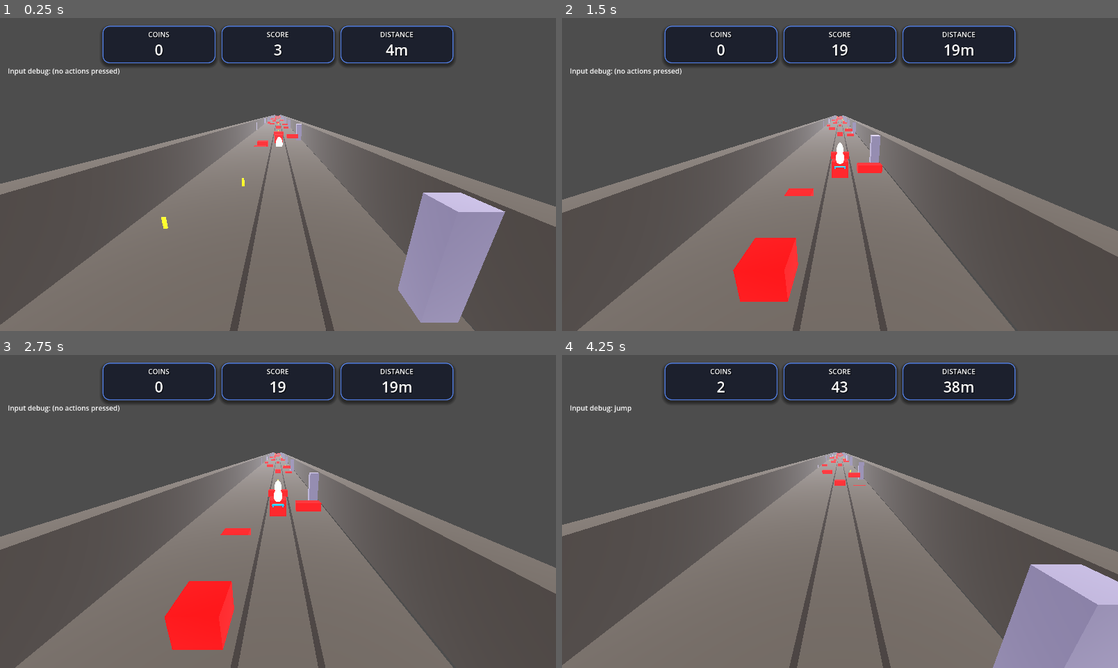
Above: before the commit, frames 1-4 (two rows, left to right).
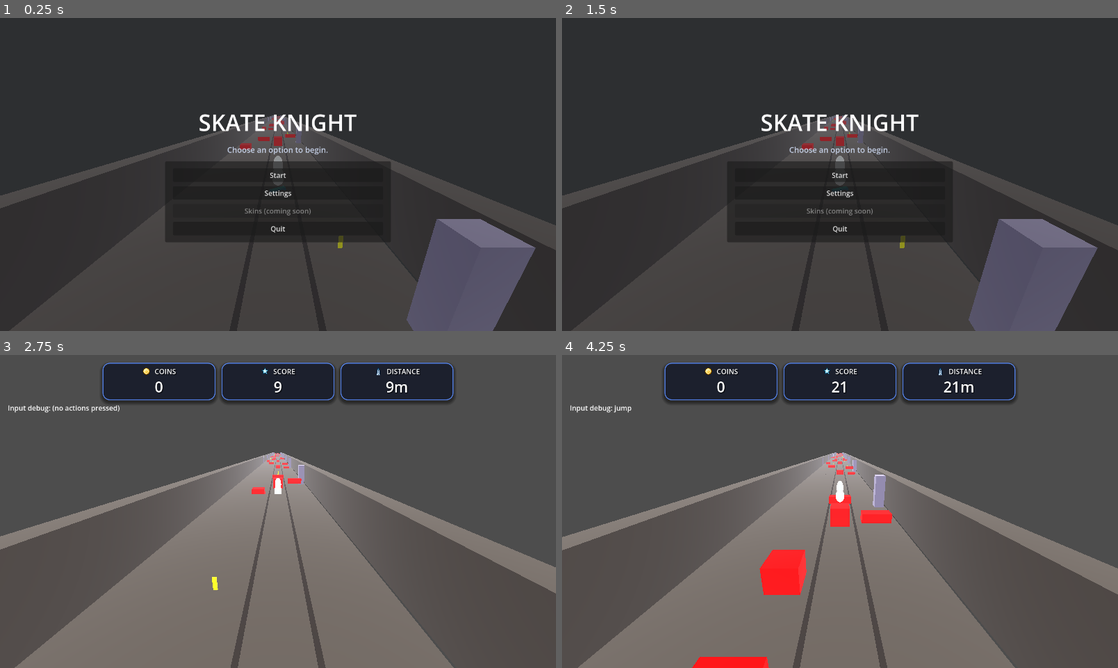
Above: after the commit, the same moments.

Repository: AlexXaya/SkateKnight
Game: Godot game, scene res://scenes/start_screen.tscn
Two runs of this game, one before a commit and one after it. Both use one fixed random seed, a clock stepped at 60 frames per second and the inputs below. Before the commit the project starts from res://scenes/main.tscn.
Inputs (mouse positions are in pixels of both pictures, inside the frame that each line leads up to):
- Up to frame 1 (0.25 s): no input
- Up to frame 2 (1.5 s): click (840, 193) at 0.5 s, where only the run after the commit has a clickable "Settings"; click (840, 240) at 1.25 s, where only the run after the commit has a clickable "Back"
- Up to frame 3 (2.75 s): click (278, 511) at 2 s, where only the run after the commit has a clickable "Start"
- Up to frame 4 (4.25 s): hold Up from 2.78 s (still down); tap S (slide) at 2.85, 3.8 s; tap W (jump) at 3.02, 3.05, 3.32, 3.6, 3.77, 4.07 s

The runs differ from the first frame. In frame 1, 89% of the frame differs, in the area x 0-100%, y 0-100%; in frame 2, 91%; in frame 3, 3.9%; in frame 4, 16%.

Commit message:
Start screen and audio settings
Add a start screen with a frozen preview and mouse-driven menu, plus music/SFX volume sliders and jump SFX. Update HUD stat boxes with icons and add a pause-menu shortcut back to the main menu.

Co-authored-by: Cursor <cursoragent@cursor.com>

Diff:
--- a/project.godot
+++ b/project.godot
@@ -15,13 +15,14 @@
 [application]
 
 config/name="Skate Knight"
-run/main_scene="res://scenes/main.tscn"
+run/main_scene="res://scenes/start_screen.tscn"
 config/features=PackedStringArray("4.6")
 config/icon="res://icon.svg"
 
 [autoload]
 
 Music="*res://scripts/music.gd"
+Sfx="*res://scripts/sfx.gd"
 
 [display]
 
--- a/scenes/main.tscn
+++ b/scenes/main.tscn
@@ -11,6 +11,9 @@
 [ext_resource type="Script" path="res://scripts/pause_menu.gd" id="10_pausemenu"]
 [ext_resource type="PackedScene" path="res://scenes/player/player.tscn" id="8_3p0h1"]
 [ext_resource type="Material" path="res://materials/obstacle_red.tres" id="10_obred"]
+[ext_resource type="Texture2D" path="res://ui/icons/coin.svg" id="11_coin_icon"]
+[ext_resource type="Texture2D" path="res://ui/icons/score.svg" id="12_score_icon"]
+[ext_resource type="Texture2D" path="res://ui/icons/distance.svg" id="13_distance_icon"]
 
 [sub_resource type="ShaderMaterial" id="ShaderMaterial_6c6b8"]
 shader = ExtResource("6_2h3to")
@@ -152,7 +155,18 @@
 [node name="VBox" type="VBoxContainer" parent="HUD/HUD/Margin/VBox/TopStatsCenter/TopStats/CoinsBox/Pad"]
 theme_override_constants/separation = 0
 
-[node name="Title" type="Label" parent="HUD/HUD/Margin/VBox/TopStatsCenter/TopStats/CoinsBox/Pad/VBox"]
+[node name="HeaderCenter" type="CenterContainer" parent="HUD/HUD/Margin/VBox/TopStatsCenter/TopStats/CoinsBox/Pad/VBox"]
+
+[node name="Header" type="HBoxContainer" parent="HUD/HUD/Margin/VBox/TopStatsCenter/TopStats/CoinsBox/Pad/VBox/HeaderCenter"]
+theme_override_constants/separation = 8
+
+[node name="Icon" type="TextureRect" parent="HUD/HUD/Margin/VBox/TopStatsCenter/TopStats/CoinsBox/Pad/VBox/HeaderCenter/Header"]
+texture = ExtResource("11_coin_icon")
+stretch_mode = 5
+custom_minimum_size = Vector2(22, 22)
+expand_mode = 1
+
+[node name="Title" type="Label" parent="HUD/HUD/Margin/VBox/TopStatsCenter/TopStats/CoinsBox/Pad/VBox/HeaderCenter/Header"]
 text = "COINS"
 horizontal_alignment = 1
 theme_override_font_sizes/font_size = 16
@@ -175,7 +189,18 @@
 [node name="VBox" type="VBoxContainer" parent="HUD/HUD/Margin/VBox/TopStatsCenter/TopStats/ScoreBox/Pad"]
 theme_override_constants/separation = 0
 
-[node name="Title" type="Label" parent="HUD/HUD/Margin/VBox/TopStatsCenter/TopStats/ScoreBox/Pad/VBox"]
+[node name="HeaderCenter" type="CenterContainer" parent="HUD/HUD/Margin/VBox/TopStatsCenter/TopStats/ScoreBox/Pad/VBox"]
+
+[node name="Header" type="HBoxContainer" parent="HUD/HUD/Margin/VBox/TopStatsCenter/TopStats/ScoreBox/Pad/VBox/HeaderCenter"]
+theme_override_constants/separation = 8
+
+[node name="Icon" type="TextureRect" parent="HUD/HUD/Margin/VBox/TopStatsCenter/TopStats/ScoreBox/Pad/VBox/HeaderCenter/Header"]
+texture = ExtResource("12_score_icon")
+stretch_mode = 5
+custom_minimum_size = Vector2(22, 22)
+expand_mode = 1
+
+[node name="Title" type="Label" parent="HUD/HUD/Margin/VBox/TopStatsCenter/TopStats/ScoreBox/Pad/VBox/HeaderCenter/Header"]
 text = "SCORE"
 horizontal_alignment = 1
 theme_override_font_sizes/font_size = 16
@@ -198,7 +223,18 @@
 [node name="VBox" type="VBoxContainer" parent="HUD/HUD/Margin/VBox/TopStatsCenter/TopStats/DistanceBox/Pad"]
 theme_override_constants/separation = 0
 
-[node name="Title" type="Label" parent="HUD/HUD/Margin/VBox/TopStatsCenter/TopStats/DistanceBox/Pad/VBox"]
+[node name="HeaderCenter" type="CenterContainer" parent="HUD/HUD/Margin/VBox/TopStatsCenter/TopStats/DistanceBox/Pad/VBox"]
+
+[node name="Header" type="HBoxContainer" parent="HUD/HUD/Margin/VBox/TopStatsCenter/TopStats/DistanceBox/Pad/VBox/HeaderCenter"]
+theme_override_constants/separation = 8
+
+[node name="Icon" type="TextureRect" parent="HUD/HUD/Margin/VBox/TopStatsCenter/TopStats/DistanceBox/Pad/VBox/HeaderCenter/Header"]
+texture = ExtResource("13_distance_icon")
+stretch_mode = 5
+custom_minimum_size = Vector2(22, 22)
+expand_mode = 1
+
+[node name="Title" type="Label" parent="HUD/HUD/Margin/VBox/TopStatsCenter/TopStats/DistanceBox/Pad/VBox/HeaderCenter/Header"]
 text = "DISTANCE"
 horizontal_alignment = 1
 theme_override_font_sizes/font_size = 16
--- /dev/null
+++ b/scenes/start_screen.tscn
@@ -0,0 +1,6 @@
+[gd_scene format=3 uid="uid://wkybdvxlf41i"]
+
+[ext_resource type="Script" path="res://scripts/start_screen.gd" id="1_start"]
+
+[node name="StartScreen" type="Node"]
+script = ExtResource("1_start")
--- a/scripts/pause_menu.gd
+++ b/scripts/pause_menu.gd
@@ -7,11 +7,14 @@
 var _settings_panel: Control
 var _resume: Button
 var _restart: Button
+var _main_menu: Button
 var _settings: Button
 var _quit: Button
 var _dim: ColorRect
-var _volume_slider: HSlider
-var _volume_value: Label
+var _music_slider: HSlider
+var _music_value: Label
+var _sfx_slider: HSlider
+var _sfx_value: Label
 
 func _ready() -> void:
 	process_mode = Node.PROCESS_MODE_ALWAYS
@@ -81,6 +84,14 @@
 	)
 	vbox.add_child(_restart)
 
+	_main_menu = Button.new()
+	_main_menu.text = "Main Menu"
+	_main_menu.pressed.connect(func():
+		_set_paused(false)
+		get_tree().change_scene_to_file("res://scenes/start_screen.tscn")
+	)
+	vbox.add_child(_main_menu)
+
 	_settings = Button.new()
 	_settings.text = "Settings"
 	_settings.pressed.connect(_show_settings)
@@ -120,20 +131,49 @@
 	vol_row.add_theme_constant_override("separation", 10)
 	vol_group.add_child(vol_row)
 
-	_volume_slider = HSlider.new()
-	_volume_slider.size_flags_horizontal = Control.SIZE_EXPAND_FILL
-	_volume_slider.min_value = 0.0
-	_volume_slider.max_value = 1.0
-	_volume_slider.step = 0.01
-	_volume_slider.value = _get_music_volume_linear()
-	_volume_slider.value_changed.connect(_on_volume_changed)
-	vol_row.add_child(_volume_slider)
-
-	_volume_value = Label.new()
-	_volume_value.custom_minimum_size = Vector2(56, 0)
-	_volume_value.horizontal_alignment = HORIZONTAL_ALIGNMENT_RIGHT
-	vol_row.add_child(_volume_value)
-	_update_volume_label(_volume_slider.value)
+	_music_slider = HSlider.new()
+	_music_slider.size_flags_horizontal = Control.SIZE_EXPAND_FILL
+	_music_slider.min_value = 0.0
+	_music_slider.max_value = 1.0
+	_music_slider.step = 0.01
+	_music_slider.value = _get_music_volume_linear()
+	_music_slider.value_changed.connect(_on_music_volume_changed)
+	vol_row.add_child(_music_slider)
+
+	_music_value = Label.new()
+	_music_value.custom_minimum_size = Vector2(56, 0)
+	_music_value.horizontal_alignment = HORIZONTAL_ALIGNMENT_RIGHT
+	vol_row.add_child(_music_value)
+	_update_music_label(_music_slider.value)
+
+	var sfx_group := VBoxContainer.new()
+	sfx_group.add_theme_constant_override("separation", 6)
+	settings_vbox.add_child(sfx_group)
+
+	var sfx_title := Label.new()
+	sfx_title.text = "SFX Volume"
+	sfx_title.horizontal_alignment = HORIZONTAL_ALIGNMENT_CENTER
+	sfx_title.modulate = Color(0.92, 0.94, 0.98, 0.9)
+	sfx_group.add_child(sfx_title)
+
+	var sfx_row := HBoxContainer.new()
+	sfx_row.add_theme_constant_override("separation", 10)
+	sfx_group.add_child(sfx_row)
+
+	_sfx_slider = HSlider.new()
+	_sfx_slider.size_flags_horizontal = Control.SIZE_EXPAND_FILL
+	_sfx_slider.min_value = 0.0
+	_sfx_slider.max_value = 1.0
+	_sfx_slider.step = 0.01
+	_sfx_slider.value = _get_sfx_volume_linear()
+	_sfx_slider.value_changed.connect(_on_sfx_volume_changed)
+	sfx_row.add_child(_sfx_slider)
+
+	_sfx_value = Label.new()
+	_sfx_value.custom_minimum_size = Vector2(56, 0)
+	_sfx_value.horizontal_alignment = HORIZONTAL_ALIGNMENT_RIGHT
+	sfx_row.add_child(_sfx_value)
+	_update_sfx_label(_sfx_slider.value)
 
 	var back := Button.new()
 	back.text = "Back"
@@ -161,17 +201,29 @@
 	if _settings_panel:
 		_settings_panel.visible = false
 
-func _on_volume_changed(v: float) -> void:
+func _on_music_volume_changed(v: float) -> void:
 	_set_music_volume_linear(v)
-	_update_volume_label(v)
-
-func _update_volume_label(v: float) -> void:
-	if _volume_value == null:
+	_update_music_label(v)
+
+func _on_sfx_volume_changed(v: float) -> void:
+	_set_sfx_volume_linear(v)
+	_update_sfx_label(v)
+
+func _update_music_label(v: float) -> void:
+	if _music_value == null:
 		return
-	_volume_value.text = "%d%%" % int(round(clampf(v, 0.0, 1.0) * 100.0))
+	_music_value.text = "%d%%" % int(round(clampf(v, 0.0, 1.0) * 100.0))
+
+func _update_sfx_label(v: float) -> void:
+	if _sfx_value == null:
+		return
+	_sfx_value.text = "%d%%" % int(round(clampf(v, 0.0, 1.0) * 100.0))
 
 func _get_music_node() -> Node:
 	return get_node_or_null("/root/Music")
+
+func _get_sfx_node() -> Node:
+	return get_node_or_null("/root/Sfx")
 
 func _get_music_volume_linear() -> float:
 	var music := _get_music_node()
@@ -183,6 +235,17 @@
 	var music := _get_music_node()
 	if music != null and music.has_method("set_volume_linear"):
 		music.call("set_volume_linear", v)
+
+func _get_sfx_volume_linear() -> float:
+	var sfx := _get_sfx_node()
+	if sfx != null and sfx.has_method("get_volume_linear"):
+		return float(sfx.call("get_volume_linear"))
+	return 0.9
+
+func _set_sfx_volume_linear(v: float) -> void:
+	var sfx := _get_sfx_node()
+	if sfx != null and sfx.has_method("set_volume_linear"):
+		sfx.call("set_volume_linear", v)
 
 func _make_theme() -> Theme:
 	var t := Theme.new()
--- a/scripts/player.gd
+++ b/scripts/player.gd
@@ -67,6 +67,9 @@
 
 	if Input.is_action_just_pressed("jump") and is_on_floor() and not _is_sliding:
 		velocity.y = jump_velocity
+		var sfx := get_node_or_null("/root/Sfx")
+		if sfx != null and sfx.has_method("play_jump"):
+			sfx.call("play_jump")
 
 	if Input.is_action_just_pressed("slide") and is_on_floor() and not _is_sliding:
 		_begin_slide()
--- /dev/null
+++ b/scripts/sfx.gd
@@ -0,0 +1,42 @@
+extends Node
+
+@export var jump_sfx_path: String = "res://Jump_sfx.mp3"
+
+var _player: AudioStreamPlayer
+var _jump_stream: AudioStream
+var _volume_linear: float = 0.9
+
+func _ready() -> void:
+	process_mode = Node.PROCESS_MODE_ALWAYS
+
+	_player = AudioStreamPlayer.new()
+	_player.name = "SfxPlayer"
+	_player.process_mode = Node.PROCESS_MODE_ALWAYS
+	_player.autoplay = false
+	_player.max_polyphony = 8
+	add_child(_player)
+
+	_load_streams()
+	set_volume_linear(_volume_linear)
+
+func _load_streams() -> void:
+	if not jump_sfx_path.is_empty() and ResourceLoader.exists(jump_sfx_path):
+		_jump_stream = load(jump_sfx_path)
+	else:
+		_jump_stream = null
+		if not jump_sfx_path.is_empty():
+			push_warning("Jump SFX file not found: %s" % jump_sfx_path)
+
+func play_jump() -> void:
+	if _player == null or _jump_stream == null:
+		return
+	_player.stream = _jump_stream
+	_player.play()
+
+func set_volume_linear(v: float) -> void:
+	_volume_linear = clampf(v, 0.0, 1.0)
+	if _player:
+		_player.volume_db = linear_to_db(_volume_linear)
+
+func get_volume_linear() -> float:
+	return _volume_linear
--- /dev/null
+++ b/scripts/start_screen.gd
@@ -0,0 +1,354 @@
+extends Node
+
+@export var game_scene_path: String = "res://scenes/main.tscn"
+@export var spin_speed_deg_per_sec: float = 140.0
+@export var start_camera_offset: Vector3 = Vector3(0, 4, -9)
+@export var pause_action: StringName = &"pause"
+
+var _started := false
+var _preview_root: Node
+var _player_node: Node3D
+var _visual_node: Node3D
+
+var _ui_root: Control
+var _main_panel: Control
+var _settings_panel: Control
+var _start_btn: Button
+var _music_slider: HSlider
+var _music_value: Label
+var _sfx_slider: HSlider
+var _sfx_value: Label
+
+func _ready() -> void:
+	process_mode = Node.PROCESS_MODE_ALWAYS
+	Input.mouse_mode = Input.MOUSE_MODE_VISIBLE
+
+	_spawn_preview()
+	_build_ui()
+
+	# Freeze gameplay while still allowing this node to receive input.
+	get_tree().paused = true
+
+func _spawn_preview() -> void:
+	if game_scene_path.is_empty() or not ResourceLoader.exists(game_scene_path):
+		push_error("StartScreen: game scene not found: %s" % game_scene_path)
+		return
+
+	var packed := load(game_scene_path) as PackedScene
+	_preview_root = packed.instantiate()
+	add_child(_preview_root)
+
+	# Spin the Skate Knight while waiting to start.
+	_player_node = _preview_root.get_node_or_null("Player") as Node3D
+	_visual_node = _preview_root.get_node_or_null("Player/Visual") as Node3D
+	if _player_node:
+		# IMPORTANT: keep gameplay frozen on the start screen.
+		# Do not allow player physics/logic to run (prevents sinking through ground).
+		_player_node.process_mode = Node.PROCESS_MODE_PAUSABLE
+		_player_node.set_process(false)
+		_player_node.set_physics_process(false)
+	if _visual_node:
+		_visual_node.process_mode = Node.PROCESS_MODE_ALWAYS
+
+	# Ensure the preview camera snaps into place before we pause the tree.
+	var camera_rig := _preview_root.get_node_or_null("CameraRig") as Node3D
+	if camera_rig:
+		# Allow camera rig to run even when paused (keeps it stable if we ever unpause briefly).
+		camera_rig.process_mode = Node.PROCESS_MODE_ALWAYS
+
+		# Pull the camera closer for the start screen only.
+		if camera_rig.get("offset") != null:
+			camera_rig.set("offset", start_camera_offset)
+
+		if _player_node:
+			camera_rig.global_position = _player_node.global_position + start_camera_offset
+
+	# Hide/disable gameplay UI and pause menu on the title screen.
+	var hud := _preview_root.get_node_or_null("HUD")
+	if hud:
+		hud.visible = false
+
+	var input_debug := _preview_root.get_node_or_null("InputDebug")
+	if input_debug:
+		input_debug.visible = false
+
+	var pause_menu := _preview_root.get_node_or_null("PauseMenu")
+	if pause_menu:
+		pause_menu.visible = false
+		pause_menu.process_mode = Node.PROCESS_MODE_DISABLED
+		pause_menu.set_process(false)
+		pause_menu.set_physics_process(false)
+
+	# The preview scene's pause/menu logic may set the mouse to CAPTURED in _ready().
+	# Force it back to VISIBLE for the start screen.
+	Input.mouse_mode = Input.MOUSE_MODE_VISIBLE
+
+func _process(delta: float) -> void:
+	if _started:
+		return
+	# Keep cursor visible on the start screen (preview scene can try to capture it).
+	if Input.mouse_mode != Input.MOUSE_MODE_VISIBLE:
+		Input.mouse_mode = Input.MOUSE_MODE_VISIBLE
+	if _visual_node == null:
+		return
+
+	var dt := maxf(0.0, delta)
+	_visual_node.rotate_y(deg_to_rad(spin_speed_deg_per_sec) * dt)
+
+func _build_ui() -> void:
+	var layer := CanvasLayer.new()
+	layer.layer = 200
+	layer.process_mode = Node.PROCESS_MODE_ALWAYS
+	add_child(layer)
+
+	_ui_root = Control.new()
+	_ui_root.anchor_right = 1.0
+	_ui_root.anchor_bottom = 1.0
+	_ui_root.mouse_filter = Control.MOUSE_FILTER_STOP
+	layer.add_child(_ui_root)
+
+	var dim := ColorRect.new()
+	dim.anchor_right = 1.0
+	dim.anchor_bottom = 1.0
+	dim.color = Color(0.03, 0.04, 0.06, 0.45)
+	_ui_root.add_child(dim)
+
+	var center := CenterContainer.new()
+	center.anchor_right = 1.0
+	center.anchor_bottom = 1.0
+	_ui_root.add_child(center)
+
+	var stack := VBoxContainer.new()
+	stack.custom_minimum_size = Vector2(520, 0)
+	stack.add_theme_constant_override("separation", 14)
+	center.add_child(stack)
+
+	var title := Label.new()
+	title.text = "SKATE KNIGHT"
+	title.horizontal_alignment = HORIZONTAL_ALIGNMENT_CENTER
+	title.add_theme_font_size_override("font_size", 52)
+	stack.add_child(title)
+
+	var subtitle := Label.new()
+	subtitle.text = "Choose an option to begin."
+	subtitle.horizontal_alignment = HORIZONTAL_ALIGNMENT_CENTER
+	subtitle.modulate = Color(0.85, 0.9, 1.0, 0.85)
+	subtitle.add_theme_font_size_override("font_size", 18)
+	stack.add_child(subtitle)
+
+	_main_panel = PanelContainer.new()
+	stack.add_child(_main_panel)
+
+	var main_pad := MarginContainer.new()
+	main_pad.add_theme_constant_override("margin_left", 18)
+	main_pad.add_theme_constant_override("margin_right", 18)
+	main_pad.add_theme_constant_override("margin_top", 16)
+	main_pad.add_theme_constant_override("margin_bottom", 16)
+	_main_panel.add_child(main_pad)
+
+	var main_v := VBoxContainer.new()
+	main_v.add_theme_constant_override("separation", 10)
+	main_pad.add_child(main_v)
+
+	_start_btn = Button.new()
+	_start_btn.text = "Start"
+	_start_btn.focus_mode = Control.FOCUS_NONE
+	_start_btn.pressed.connect(_start_game)
+	main_v.add_child(_start_btn)
+
+	var settings_btn := Button.new()
+	settings_btn.text = "Settings"
+	settings_btn.focus_mode = Control.FOCUS_NONE
+	settings_btn.pressed.connect(_show_settings)
+	main_v.add_child(settings_btn)
+
+	var skins_btn := Button.new()
+	skins_btn.text = "Skins (coming soon)"
+	skins_btn.focus_mode = Control.FOCUS_NONE
+	skins_btn.disabled = true
+	main_v.add_child(skins_btn)
+
+	var quit_btn := Button.new()
+	quit_btn.text = "Quit"
+	quit_btn.focus_mode = Control.FOCUS_NONE
+	quit_btn.pressed.connect(func(): get_tree().quit())
+	main_v.add_child(quit_btn)
+
+	_settings_panel = PanelContainer.new()
+	_settings_panel.visible = false
+	stack.add_child(_settings_panel)
+
+	var set_pad := MarginContainer.new()
+	set_pad.add_theme_constant_override("margin_left", 18)
+	set_pad.add_theme_constant_override("margin_right", 18)
+	set_pad.add_theme_constant_override("margin_top", 16)
+	set_pad.add_theme_constant_override("margin_bottom", 16)
+	_settings_panel.add_child(set_pad)
+
+	var set_v := VBoxContainer.new()
+	set_v.add_theme_constant_override("separation", 12)
+	set_pad.add_child(set_v)
+
+	var set_title := Label.new()
+	set_title.text = "SETTINGS"
+	set_title.horizontal_alignment = HORIZONTAL_ALIGNMENT_CENTER
+	set_title.add_theme_font_size_override("font_size", 28)
+	set_v.add_child(set_title)
+
+	# Music
+	var music_group := VBoxContainer.new()
+	music_group.add_theme_constant_override("separation", 6)
+	set_v.add_child(music_group)
+
+	var music_title := Label.new()
+	music_title.text = "Music Volume"
+	music_title.horizontal_alignment = HORIZONTAL_ALIGNMENT_CENTER
+	music_title.modulate = Color(0.92, 0.94, 0.98, 0.9)
+	music_group.add_child(music_title)
+
+	var music_row := HBoxContainer.new()
+	music_row.add_theme_constant_override("separation", 10)
+	music_group.add_child(music_row)
+
+	_music_slider = HSlider.new()
+	_music_slider.size_flags_horizontal = Control.SIZE_EXPAND_FILL
+	_music_slider.min_value = 0.0
+	_music_slider.max_value = 1.0
+	_music_slider.step = 0.01
+	_music_slider.focus_mode = Control.FOCUS_NONE
+	_music_slider.value = _get_music_volume_linear()
+	_music_slider.value_changed.connect(_on_music_volume_changed)
+	music_row.add_child(_music_slider)
+
+	_music_value = Label.new()
+	_music_value.custom_minimum_size = Vector2(56, 0)
+	_music_value.horizontal_alignment = HORIZONTAL_ALIGNMENT_RIGHT
+	music_row.add_child(_music_value)
+	_update_music_label(_music_slider.value)
+
+	# SFX
+	var sfx_group := VBoxContainer.new()
+	sfx_group.add_theme_constant_override("separation", 6)
+	set_v.add_child(sfx_group)
+
+	var sfx_title := Label.new()
+	sfx_title.text = "SFX Volume"
+	sfx_title.horizontal_alignment = HORIZONTAL_ALIGNMENT_CENTER
+	sfx_title.modulate = Color(0.92, 0.94, 0.98, 0.9)
+	sfx_group.add_child(sfx_title)
+
+	var sfx_row := HBoxContainer.new()
+	sfx_row.add_theme_constant_override("separation", 10)
+	sfx_group.add_child(sfx_row)
+
+	_sfx_slider = HSlider.new()
+	_sfx_slider.size_flags_horizontal = Control.SIZE_EXPAND_FILL
+	_sfx_slider.min_value = 0.0
+	_sfx_slider.max_value = 1.0
+	_sfx_slider.step = 0.01
+	_sfx_slider.focus_mode = Control.FOCUS_NONE
+	_sfx_slider.value = _get_sfx_volume_linear()
+	_sfx_slider.value_changed.connect(_on_sfx_volume_changed)
+	sfx_row.add_child(_sfx_slider)
+
+	_sfx_value = Label.new()
+	_sfx_value.custom_minimum_size = Vector2(56, 0)
+	_sfx_value.horizontal_alignment = HORIZONTAL_ALIGNMENT_RIGHT
+	sfx_row.add_child(_sfx_value)
+	_update_sfx_label(_sfx_slider.value)
+
+	var back_btn := Button.new()
+	back_btn.text = "Back"
+	back_btn.focus_mode = Control.FOCUS_NONE
+	back_btn.pressed.connect(_hide_settings)
+	set_v.add_child(back_btn)
+
+func _unhandled_input(event: InputEvent) -> void:
+	if _started:
+		return
+
+	# Pause key toggles the start menu/settings panels.
+	if event.is_action_pressed(pause_action):
+		_toggle_menu()
+		return
+
+func _start_game() -> void:
+	if _started:
+		return
+	_started = true
+	Input.mouse_mode = Input.MOUSE_MODE_CAPTURED
+	get_tree().paused = false
+	get_tree().change_scene_to_file(game_scene_path)
+
+func _toggle_menu() -> void:
+	if _ui_root == null:
+		return
+	var any_open := (_main_panel != null and _main_panel.visible) or (_settings_panel != null and _settings_panel.visible)
+	if any_open:
+		if _settings_panel:
+			_settings_panel.visible = false
+		if _main_panel:
+			_main_panel.visible = false
+	else:
+		if _main_panel:
+			_main_panel.visible = true
+		if _settings_panel:
+			_settings_panel.visible = false
+
+func _show_settings() -> void:
+	if _main_panel:
+		_main_panel.visible = false
+	if _settings_panel:
+		_settings_panel.visible = true
+
+func _hide_settings() -> void:
+	if _main_panel:
+		_main_panel.visible = true
+	if _settings_panel:
+		_settings_panel.visible = false
+
+func _on_music_volume_changed(v: float) -> void:
+	_set_music_volume_linear(v)
+	_update_music_label(v)
+
+func _on_sfx_volume_changed(v: float) -> void:
+	_set_sfx_volume_linear(v)
+	_update_sfx_label(v)
+
+func _update_music_label(v: float) -> void:
+	if _music_value == null:
+		return
+	_music_value.text = "%d%%" % int(round(clampf(v, 0.0, 1.0) * 100.0))
+
+func _update_sfx_label(v: float) -> void:
+	if _sfx_value == null:
+		return
+	_sfx_value.text = "%d%%" % int(round(clampf(v, 0.0, 1.0) * 100.0))
+
+func _get_music_node() -> Node:
+	return get_node_or_null("/root/Music")
+
+func _get_sfx_node() -> Node:
+	return get_node_or_null("/root/Sfx")
+
+func _get_music_volume_linear() -> float:
+	var music := _get_music_node()
+	if music != null and music.has_method("get_volume_linear"):
+		return float(music.call("get_volume_linear"))
+	return 0.85
+
+func _set_music_volume_linear(v: float) -> void:
+	var music := _get_music_node()
+	if music != null and music.has_method("set_volume_linear"):
+		music.call("set_volume_linear", v)
+
+func _get_sfx_volume_linear() -> float:
+	var sfx := _get_sfx_node()
+	if sfx != null and sfx.has_method("get_volume_linear"):
+		return float(sfx.call("get_volume_linear"))
+	return 0.9
+
+func _set_sfx_volume_linear(v: float) -> void:
+	var sfx := _get_sfx_node()
+	if sfx != null and sfx.has_method("set_volume_linear"):
+		sfx.call("set_volume_linear", v)
--- /dev/null
+++ b/ui/icons/coin.svg
@@ -0,0 +1,12 @@
+<svg xmlns="http://www.w3.org/2000/svg" width="64" height="64" viewBox="0 0 64 64">
+  <defs>
+    <radialGradient id="g" cx="30%" cy="30%" r="70%">
+      <stop offset="0%" stop-color="#fff2a8"/>
+      <stop offset="55%" stop-color="#ffd34a"/>
+      <stop offset="100%" stop-color="#e3a315"/>
+    </radialGradient>
+  </defs>
+  <circle cx="32" cy="32" r="22" fill="url(#g)" stroke="#4a2d00" stroke-width="4"/>
+  <circle cx="32" cy="32" r="14" fill="none" stroke="#fff6c8" stroke-opacity="0.85" stroke-width="4"/>
+  <path d="M22 28c4-5 16-5 20 0" fill="none" stroke="#fff6c8" stroke-opacity="0.75" stroke-width="4" stroke-linecap="round"/>
+</svg>
--- /dev/null
+++ b/ui/icons/distance.svg
@@ -0,0 +1,6 @@
+<svg xmlns="http://www.w3.org/2000/svg" width="64" height="64" viewBox="0 0 64 64">
+  <path d="M20 58l6-44c1-5 11-5 12 0l6 44"
+        fill="#cfe8ff" stroke="#06284a" stroke-width="4" stroke-linejoin="round"/>
+  <path d="M32 14v40" stroke="#06284a" stroke-width="4" stroke-linecap="round" stroke-dasharray="6 6" opacity="0.75"/>
+  <circle cx="32" cy="18" r="5" fill="#7dd7ff" stroke="#06284a" stroke-width="3"/>
+</svg>
--- /dev/null
+++ b/ui/icons/score.svg
@@ -0,0 +1,6 @@
+<svg xmlns="http://www.w3.org/2000/svg" width="64" height="64" viewBox="0 0 64 64">
+  <path d="M32 6l7 16 17 2-13 11 4 17-15-9-15 9 4-17L8 24l17-2z"
+        fill="#7dd7ff" stroke="#06324a" stroke-width="4" stroke-linejoin="round"/>
+  <path d="M32 14l4 9 10 1-8 7 3 10-9-5-9 5 3-10-8-7 10-1z"
+        fill="#e6fbff" opacity="0.85"/>
+</svg>
Not shown, added: scripts/sfx.gd.uid
Not shown, added: scripts/start_screen.gd.uid
